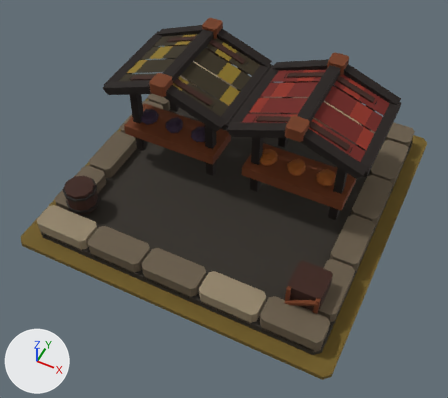
What one commit did to the glTF model art/market_t4/market_t4.glb.
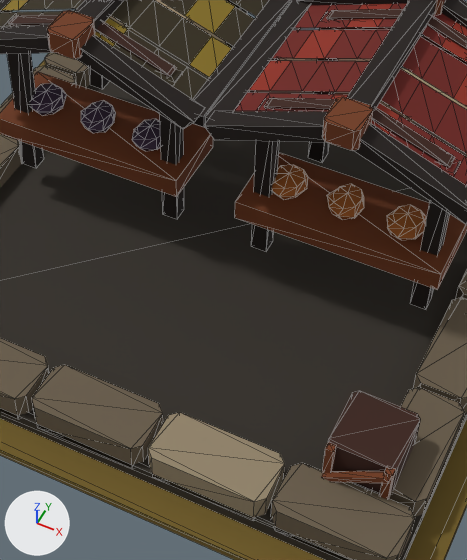
Each version is shown whole from a 50 mm lens placed at (1.91, -4.14, 4.95), pointed at (0.06, -0.45, 0.33), then close up on the part from 28% to 79% of the width and 17% to 86% of the height. Lighting does not change. The marker at lower left points along +X, +Y and +Z. The last two pictures show the newer version. The close-ups show mesh edges as thin lines.

The first close-up shows 'MMR | market | T04 Architecture.001', 'MMR | market | Tier 04 Ground.001'.
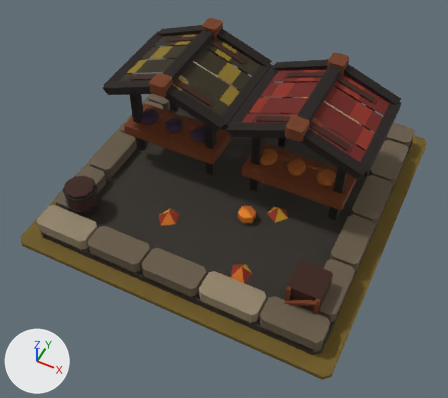
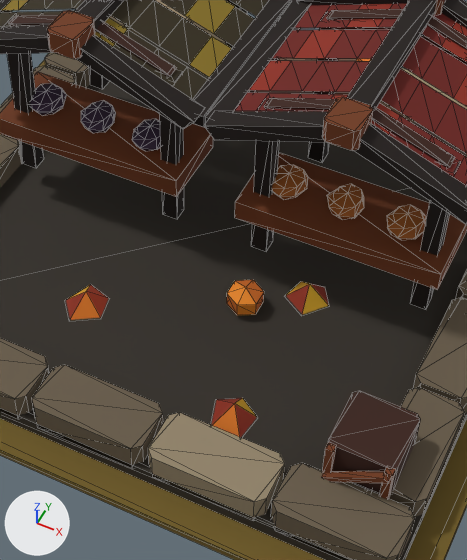
What differs and where, as boxes (x1, y1, x2, y2) in the close-ups (467 x 560 px):
'MMR | market | T04 Autumn Dressing.001', added: after (66, 59, 371, 437)

What changed in the scene script:
```text
Add me_mmr___market___t04_autumn_dressing_001:
    me_mmr___market___t04_autumn_dressing_001.from_pydata(...)  # 50 vertices, 56 faces; spans x -0.52..1.06, y -1.16..1.48, z 0.09..0.37
    me_mmr___market___t04_autumn_dressing_001.materials.append(mat_mmr___shared_palette_atlas)  # picture img_mmr_shared_color_palette_64
Add ob_mmr___market___t04_autumn_dressing_001:
    ob_mmr___market___t04_autumn_dressing_001 = bpy.data.objects.new('MMR | market | T04 Autumn Dressing.001', me_mmr___market___t04_autumn_dressing_001)
    ob_mmr___market___t04_autumn_dressing_001.location = (0.0, 0.0, 0.05)
```
